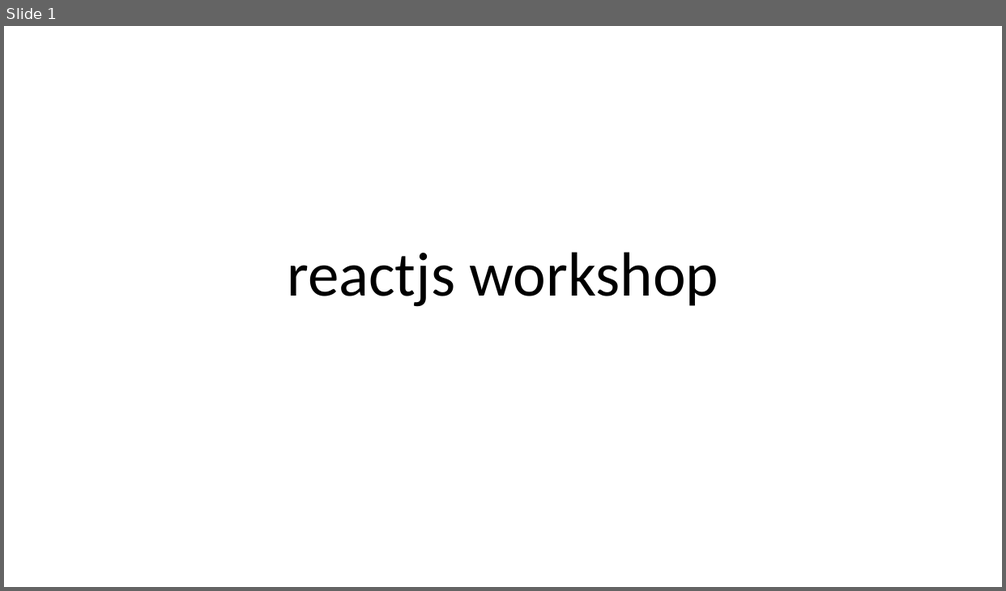
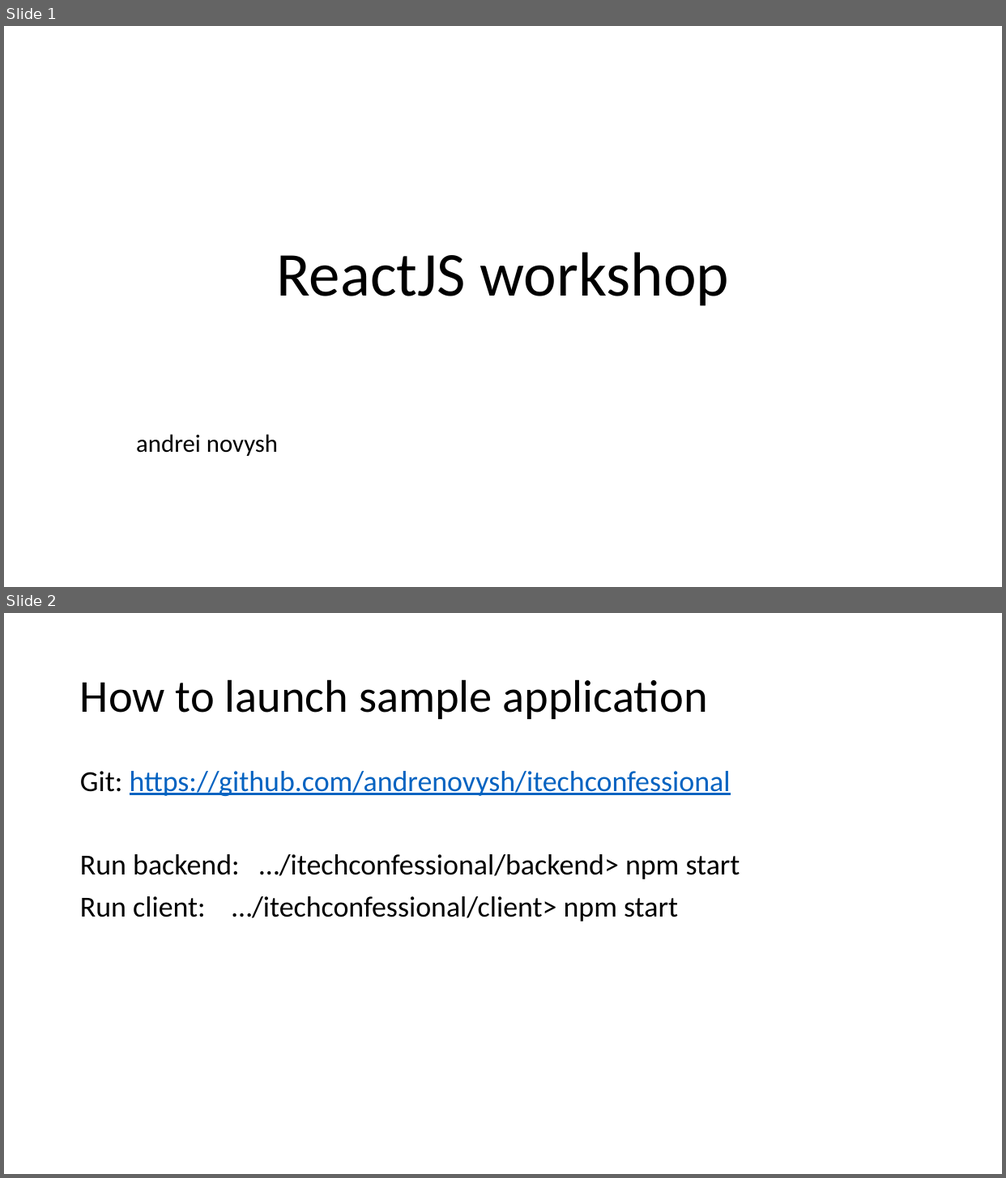
Before and after one commit to whiteb3ar/itechconfessional, a slide deck: reactjs workshop.pptx. Shown one above the other, each under a label of ours: slide 1 before the commit, slides 1 and 2 after it. The pictures are 1006x591 and 1006x1178 pixels, drawn with LibreOffice and Linux fonts; fonts in the diff are those of the drawing. Boxes give left, top, right and bottom in pixels: in the first picture for what was removed or moved away, otherwise in the second. Text is boxed around its words. In the diff, an @@ line names an element or a change of style, - is before the commit and + after.

```diff
--- a/reactjs workshop.pptx
+++ b/reactjs workshop.pptx
@@ slide 2 added at box(4, 613, 1002, 1174), background #FFFFFF @@
@@ title added at box(80, 679, 708, 719), 44 pt, text #000000 @@
+How to launch sample application
@@ text added at box(80, 771, 740, 922), 28 pt, text #000000 @@
+Git: https://github.com/andrenovysh/itechconfessional
+Run backend: …/itechconfessional/backend> npm start
+Run client: …/itechconfessional/client> npm start
@@ slide 1 changed as well @@
@@ title at box(276, 252, 730, 306): text changed @@
-reactjs workshop
+ReactJS workshop
@@ subtitle added at box(136, 434, 278, 456), 24 pt, text #000000 @@
+andrei novysh
```
Also in this commit, not shown: 2 other slides changed, 3 other slides added, 2 slides removed, 29 other files.
